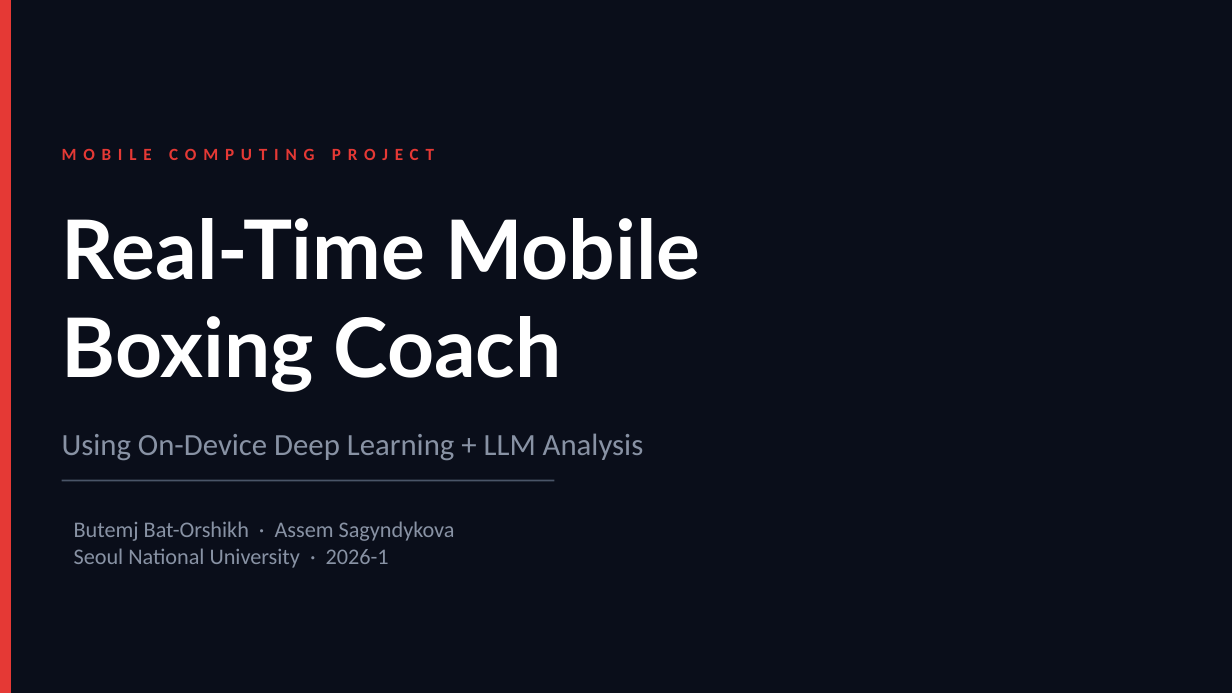
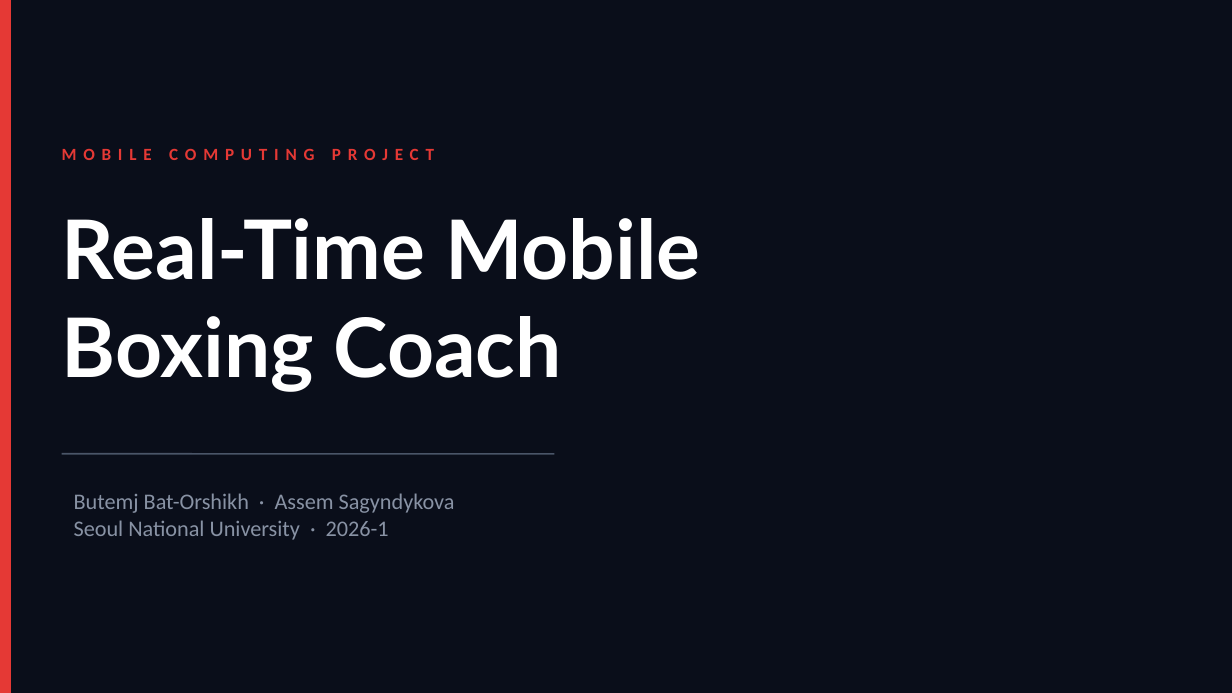
Before and after one commit to buugiiman/boxing-coach, a slide deck: slide 1 of ppt/boxing_coach.pptx. Drawn at 1232x693 pixels with LibreOffice and Linux fonts; fonts in the diff are those of the drawing. Boxes give left, top, right and bottom in pixels: in the first picture for what was removed or moved away, otherwise in the second. Text is boxed around its words. In the diff, an @@ line names an element or a change of style, - is before the commit and + after.

```diff
--- a/ppt/boxing_coach.pptx
+++ b/ppt/boxing_coach.pptx
@@ text removed at <box>62,433,644,460</box> @@
-Using On-Device Deep Learning + LLM Analysis
@@ text "Butemj Bat-Orshikh · Assem Sagyndykova": place and size @@
-text "Butemj Bat-Orshikh · Assem Sagyndykova" at <box>74,521,455,568</box>
+text "Butemj Bat-Orshikh · Assem Sagyndykova" at <box>74,493,455,540</box>
@@ line moved from (62, 480) - (554, 480) to (62, 453) - (554, 453) @@
```
Also in this commit, not shown: 7 other slides changed, 4 slides added, 2 slides removed.
